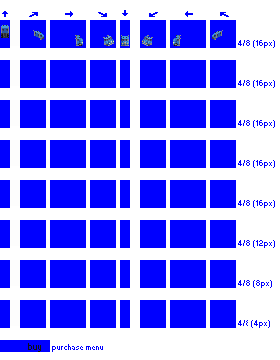
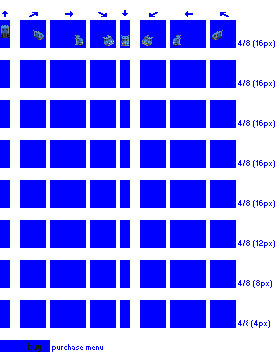
Layers edited between the first and the second 280 × 360 image:
painted on "mask" over (34, 36, 222, 45)
painted on "Layer 3" over (35, 35, 221, 46)
